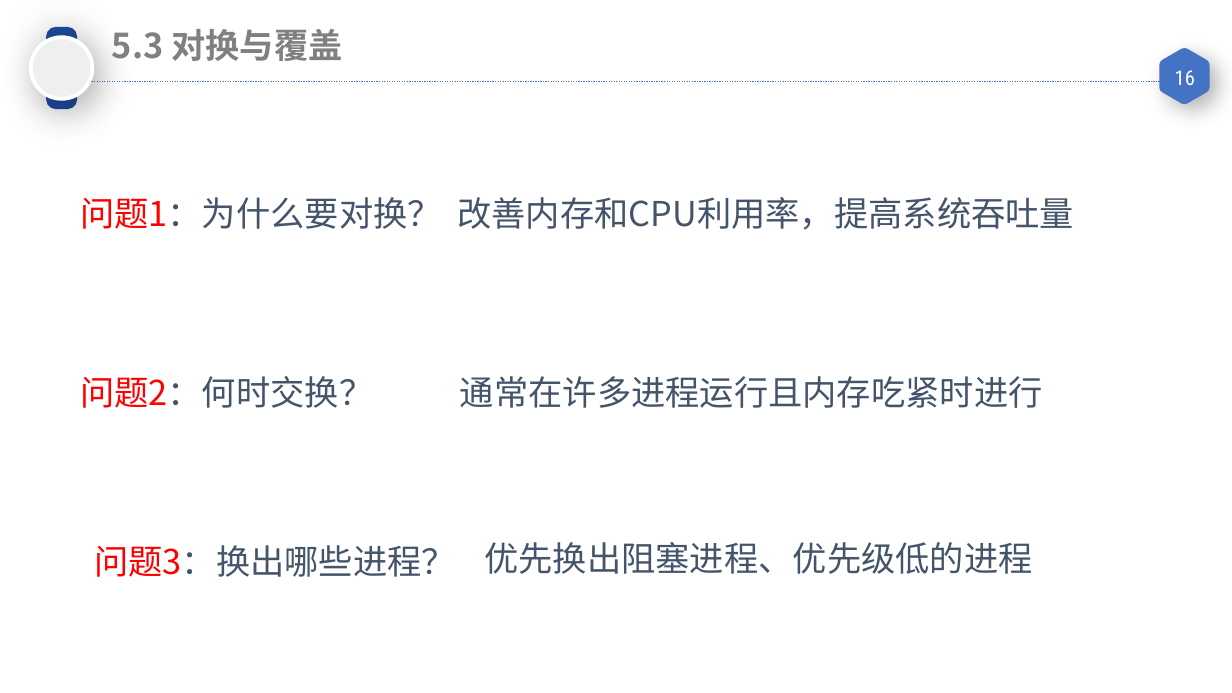
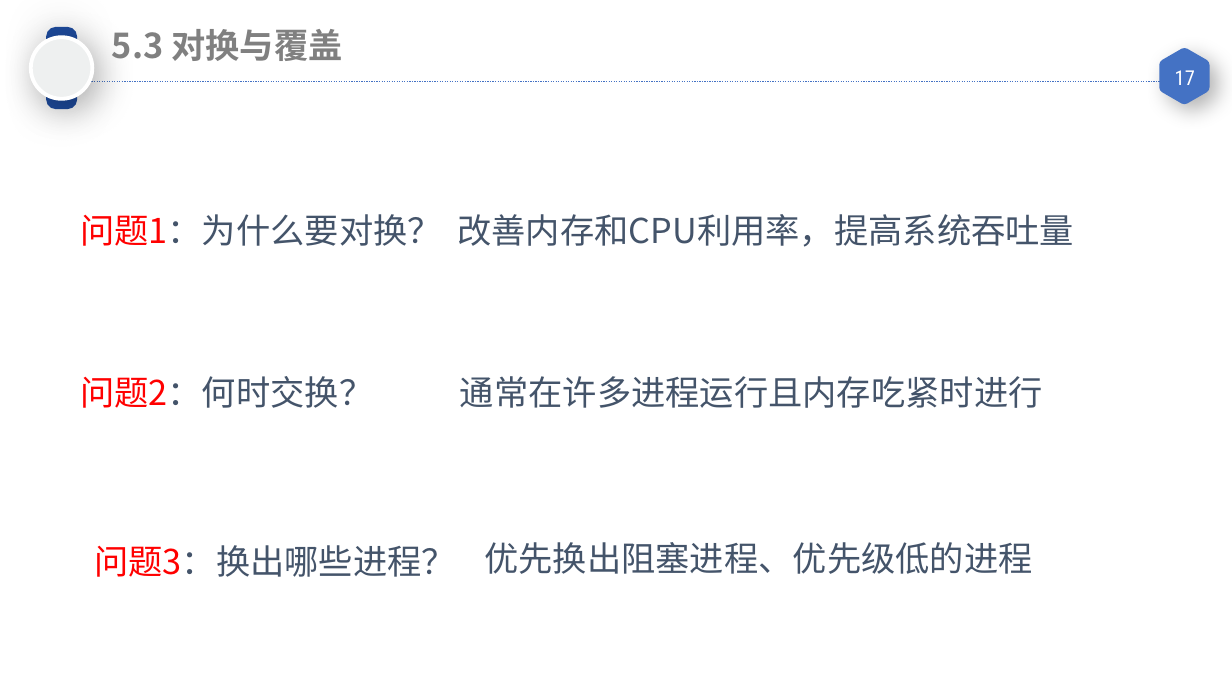
Before and after one commit to GALA-Lin/CUPK-lib, a slide deck: slide 17 of 计算机操作系统/05 内存管理-连续内存分配.pptx (slide 16 before the commit). Drawn at 1232x693 pixels with LibreOffice and Linux fonts; fonts in the diff are those of the drawing. Boxes give left, top, right and bottom in pixels: in the first picture for what was removed or moved away, otherwise in the second. Text is boxed around its words. In the diff, an @@ line names an element or a change of style, - is before the commit and + after.

```diff
--- a/计算机操作系统/05 内存管理-连续内存分配.pptx
+++ b/计算机操作系统/05 内存管理-连续内存分配.pptx
@@ page number at <box>1175,70,1195,85</box>: text changed @@
-16
+17
@@ text "问题1：为什么要对换？ 改善内存和CPU利用率，提高系统吞吐量": place and size @@
-text "问题1：为什么要对换？ 改善内存和CPU利用率，提高系统吞吐量" at <box>80,197,1074,230</box>
+text "问题1：为什么要对换？ 改善内存和CPU利用率，提高系统吞吐量" at <box>80,214,1074,247</box>
```
Also in this commit, not shown: 9 other slides changed, 2 slides added, 1 slide removed, 2 other files.
